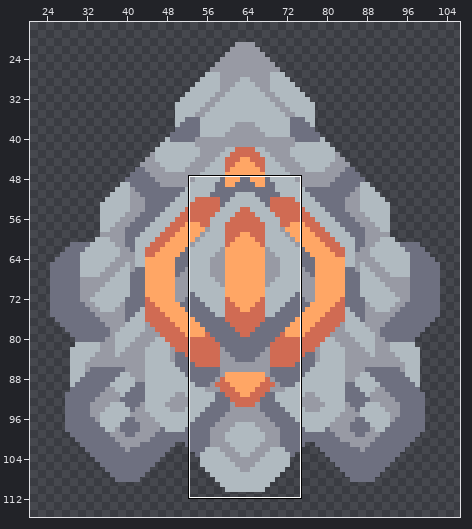
A sprite sheet gets an edit: core/assets-raw/sprites/units/minke.png. Above: a wide view before the commit, with the close-up outlined.
Close-up. Before the edit:
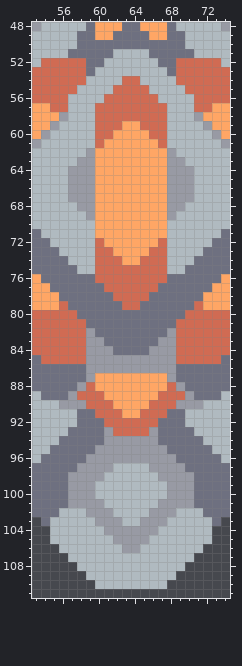
The file is 128x128 pixels. Shown: x 53..74, y 48..111. The wide view leaves out empty margins.
Now the later version:
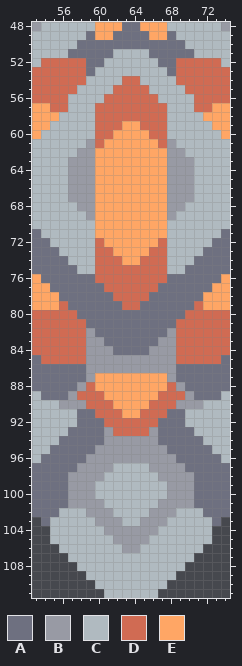
Palette (. is transparent): A #6e7080  B #989aa4  C #b0bac0  D #d06b53  E #ffa665
Difference:
@@ x 53..74 @@
- 48 BCCCCCAEEEAAEEEACCCCCB
- 49 CCCCCAAEEAAAAEEAACCCCC
+ 48 BCCCCCCEEEAAEEECCCCCCB
+ 49 CCCCCCAEEAAAAEEACCCCCC
  50 CCCCCAAAAAAAAAAAACCCCC
@@ x 53..74 @@
  57 EEDDCCCDDDDDDDDCCCDDEE
- 58 EEEBCCCDDDDDDDDCCCBEEE
- 59 EEBCCCCDDDEEDDDCCCCBEE
- 60 EBCCCCCDDEEEEDDCCCCCBE
- 61 BCCCCCCDEEEEEEDCCCCCCB
- 62 CCCCCCBEEEEEEEEBCCCCCC
- 63 CCCCCBBEEEEEEEEBBCCCCC
+ 58 EEECCCCDDDDDDDDCCCCEEE
+ 59 EECCCCCDDDEEDDDCCCCCEE
+ 60 ECCCCCCDDEEEEDDCCCCCCE
+ 61 CCCCCCBDEEEEEEDBCCCCCC
+ 62 CCCCCBBEEEEEEEEBBCCCCC
+ 63 CCCCBBBEEEEEEEEBBBCCCC
  64 CCCCBBBEEEEEEEEBBBCCCC
@@ x 59..68 @@
 110 .CCCCCCCC.
-111 ..........
+111 ..CCCCCC..
